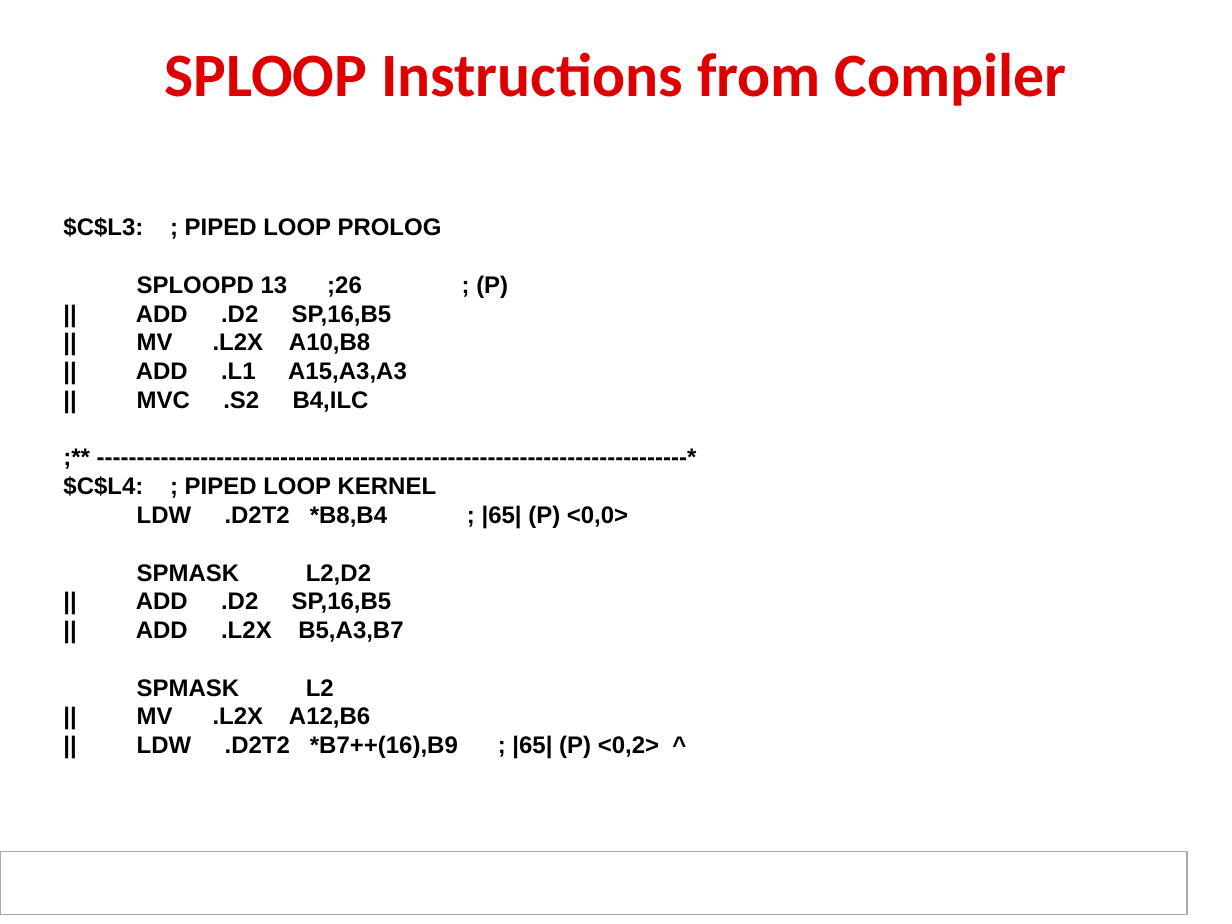
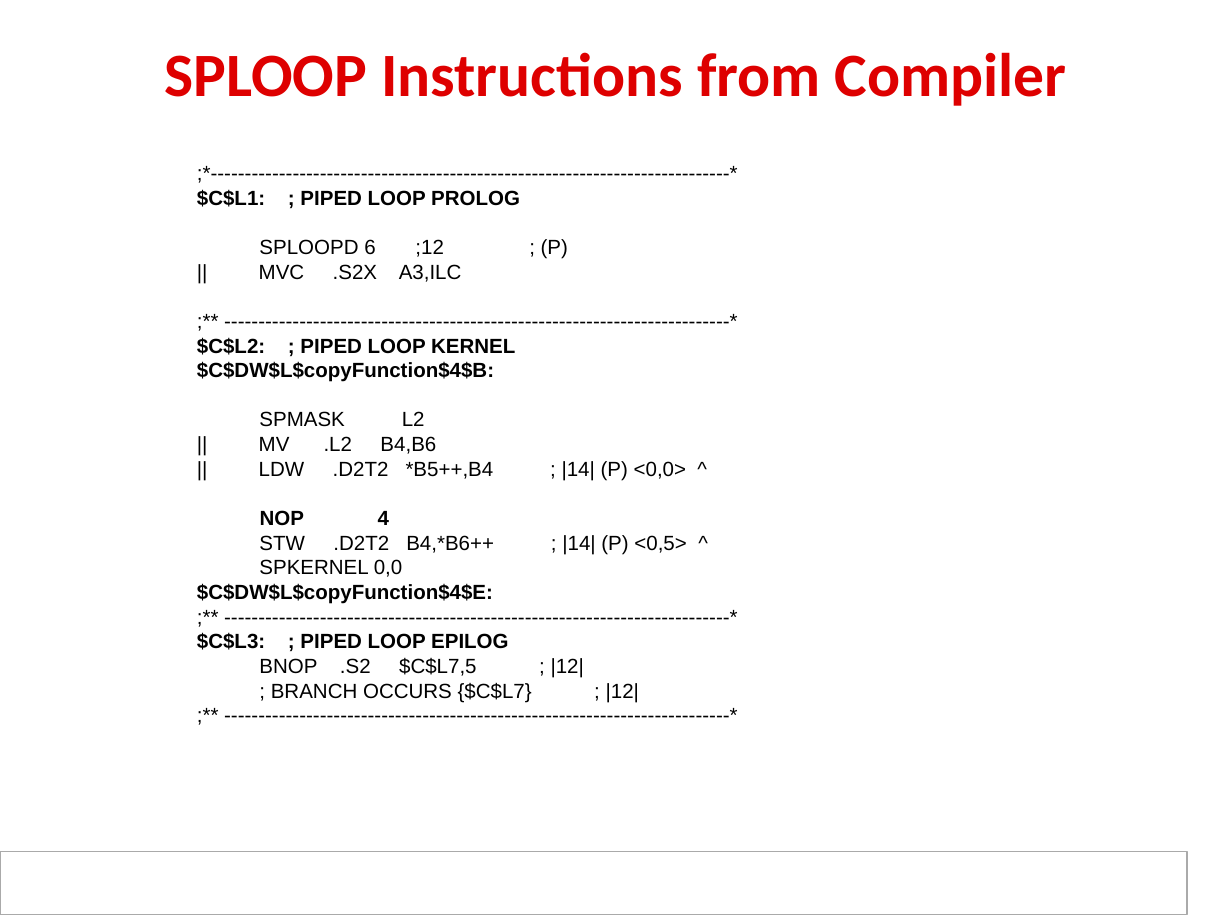
Before and after one commit to hari1989/keystone-workshop, a slide deck: slide 31 of slides/KeyStone Optimization.pptx (slide 26 before the commit). Drawn at 1232x924 pixels with LibreOffice and Linux fonts; fonts in the diff are those of the drawing; background and template pictures are left out. Boxes give left, top, right and bottom in pixels: in the first picture for what was removed or moved away, otherwise in the second. Text is boxed around its words. In the diff, an @@ line names an element or a change of style, - is before the commit and + after.

```diff
--- a/slides/KeyStone Optimization.pptx
+++ b/slides/KeyStone Optimization.pptx
@@ text added at <box>197,189,686,702</box>, 12 pt, text #000000 @@
+;*----------------------------------------------------------------------------*
+$C$L1: ; PIPED LOOP PROLOG
+SPLOOPD 6 ;12 ; (P)
+|| MVC .S2X A3,ILC
+;** --------------------------------------------------------------------------*
+$C$L2: ; PIPED LOOP KERNEL
+$C$DW$L$copyFunction$4$B:
+SPMASK L2
+|| MV .L2 B4,B6
+|| LDW .D2T2 *B5++,B4 ; |14| (P) <0,0> ^
+NOP 4
+STW .D2T2 B4,*B6++ ; |14| (P) <0,5> ^
+SPKERNEL 0,0
+$C$DW$L$copyFunction$4$E:
+;** --------------------------------------------------------------------------*
+$C$L3: ; PIPED LOOP EPILOG
+BNOP .S2 $C$L7,5 ; |12|
+; BRANCH OCCURS {$C$L7} ; |12|
+;** --------------------------------------------------------------------------*
@@ text removed at <box>63,217,659,759</box> @@
-$C$L3: ; PIPED LOOP PROLOG
-SPLOOPD 13 ;26 ; (P)
-|| ADD .D2 SP,16,B5
-|| MV .L2X A10,B8
-|| ADD .L1 A15,A3,A3
-|| MVC .S2 B4,ILC
-;** --------------------------------------------------------------------------*
-$C$L4: ; PIPED LOOP KERNEL
-LDW .D2T2 *B8,B4 ; |65| (P) <0,0>
-SPMASK L2,D2
-|| ADD .D2 SP,16,B5
-|| ADD .L2X B5,A3,B7
-SPMASK L2
-|| MV .L2X A12,B6
-|| LDW .D2T2 *B7++(16),B9 ; |65| (P) <0,2> ^
```
Also in this commit, not shown: 20 other slides changed, 12 slides added, 6 slides removed, 2 other files.
